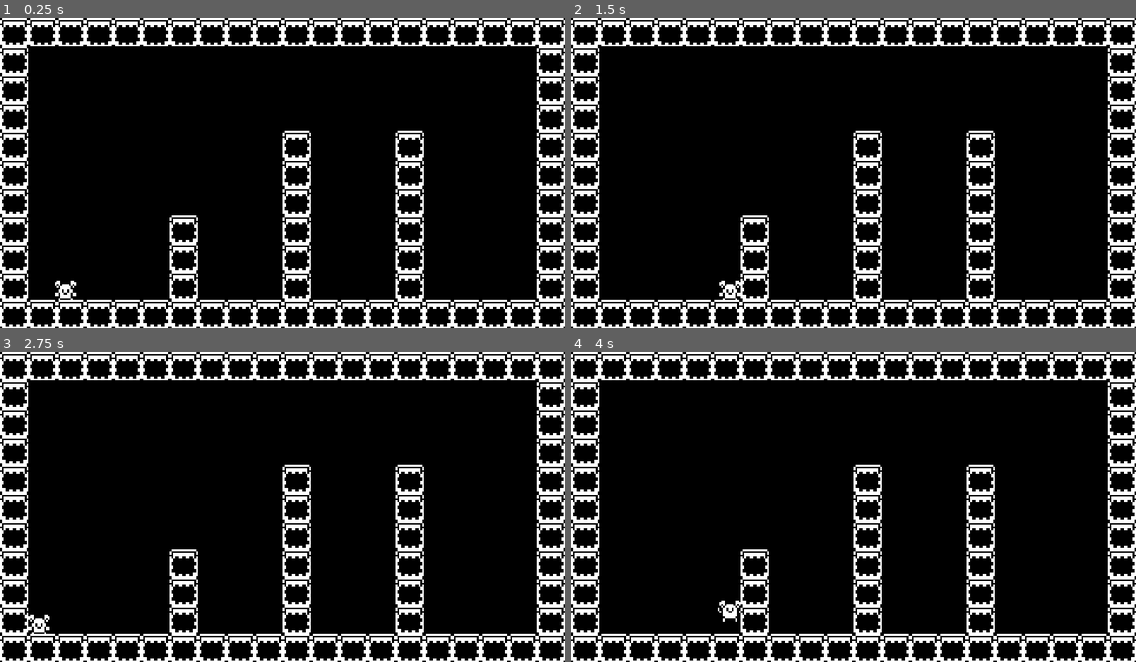
Above: before the commit, frames 1-4 (two rows, left to right).
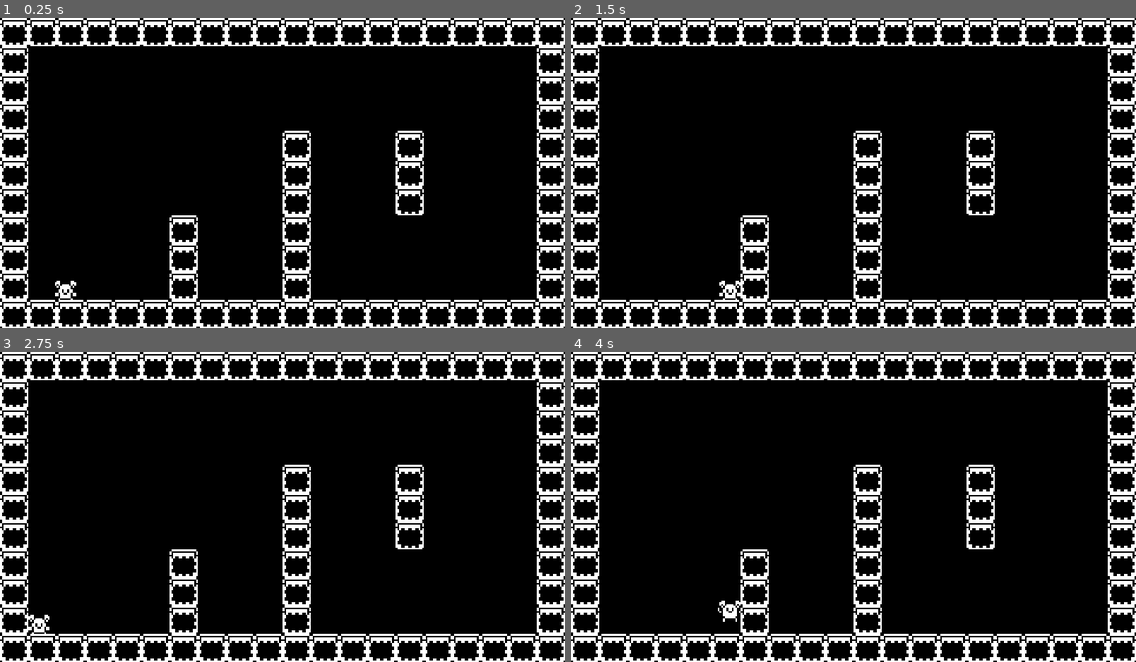
Above: after the commit, the same moments.

Repository: klyoungblood/gdscript-advanced-jump
Game: Godot game, scene res://demo.tscn
The game is run twice, just before and just after one commit, with the same random seed, the same clock (stepped at 60 frames per second) and the same inputs.
Inputs:
- Up to frame 1 (0.25 s): no input
- Up to frame 2 (1.5 s): tap Enter at 0.5 s; hold Right (ui_right) from 0.53 s (still down); tap Space (jump) at 0.77 s
- Up to frame 3 (2.75 s): tap Space (jump) at 1.52 s; release Right (ui_right) at 2.03 s; hold Left (ui_left) from 2.03 s (still down)
- Up to frame 4 (4 s): release Left (ui_left) at 2.78 s; hold Right (ui_right) from 2.78 s (still down); tap Space (jump) at 3.02, 3.77 s

The runs differ from the first frame. In frame 1, 0.6% of the frame differs, in the area x 70-75%, y 63-91%; in frame 2, 0.6%; in frame 3, 0.6%; in frame 4, 0.6%.

Commit message:
Leave wall cling state when falling off bottom of wall

Diff:
--- a/godot/demo.tscn
+++ b/godot/demo.tscn
@@ -9,7 +9,7 @@
 tile_set = ExtResource( 1 )
 cell_size = Vector2( 32, 32 )
 format = 1
-tile_data = PoolIntArray( 0, 0, 0, 1, 0, 0, 2, 0, 0, 3, 0, 0 …(412 unchanged characters)… , 0, 0, 458758, 0, 0, 458762, 0, 0, 458766, 0, 0, 458771, 0, 0, 524288, 0, 0, 524294, 0, 0, 524298, 0, 0, 524302, 0, 0, 524307, 0, 0, 589824, 0, 0, 589830, 0, 0, 589834, 0, 0, 589838, 0, 0, 589843, 0, 0, 655360, 0, 0, 6553 …(262 unchanged characters)…
+tile_data = PoolIntArray( 0, 0, 0, 1, 0, 0, 2, 0, 0, 3, 0, 0 …(412 unchanged characters)… , 0, 0, 458758, 0, 0, 458762, 0, 0, 458771, 0, 0, 524288, 0, 0, 524294, 0, 0, 524298, 0, 0, 524307, 0, 0, 589824, 0, 0, 589830, 0, 0, 589834, 0, 0, 589843, 0, 0, 655360, 0, 0, 6553 …(262 unchanged characters)…
 
 [node name="KinematicBody2D" parent="." instance=ExtResource( 2 )]
 position = Vector2( 73.5391, 273.415 )
--- a/godot/player.gd
+++ b/godot/player.gd
@@ -161,6 +161,12 @@
 	# also based on physics results, see if we hit a wall
 	wasonwall=is_on_wall()
 
+	if !wasonwall and state in [WALLCLING]:
+		if wasonfloor:
+			change_state(IDLE)
+		else:
+			change_state(JUMP)
+
 	# if we can't wall grab, pretend we didn't hit a wall
 	if !canwallgrab():
 		wasonwall = false
